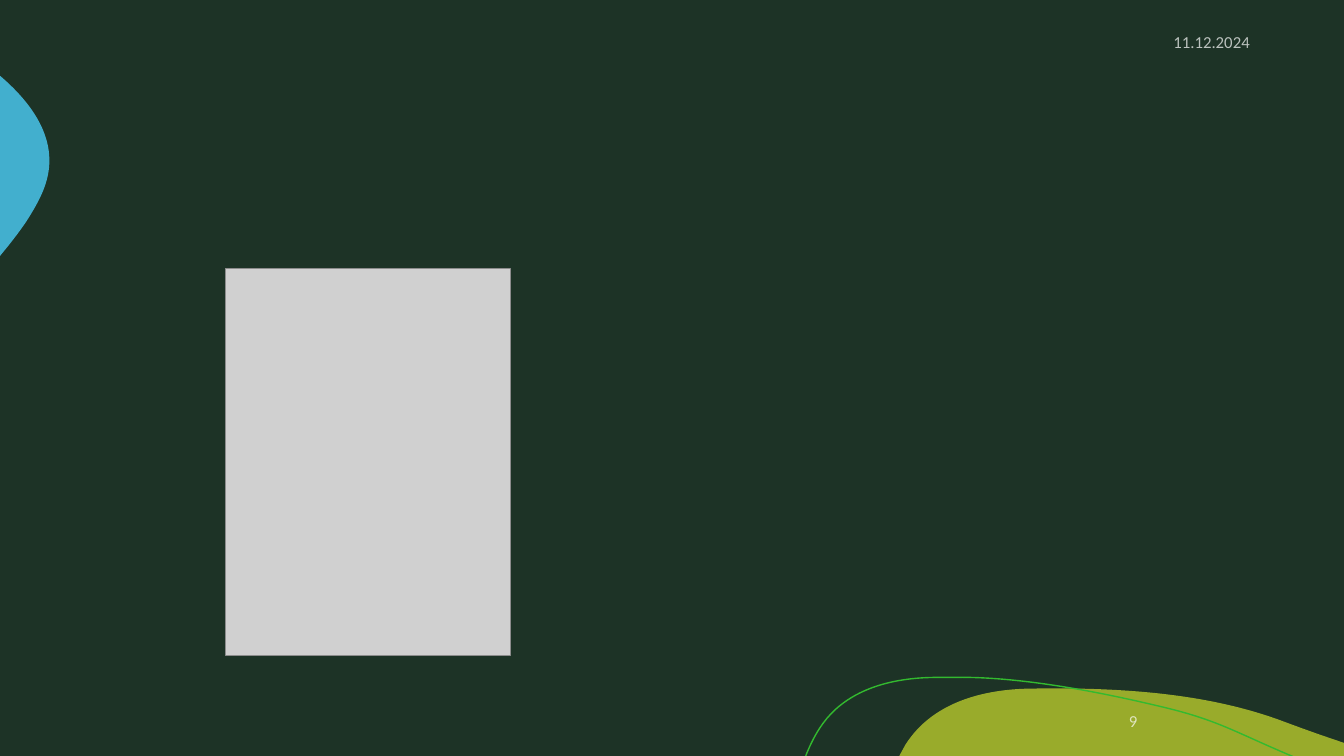
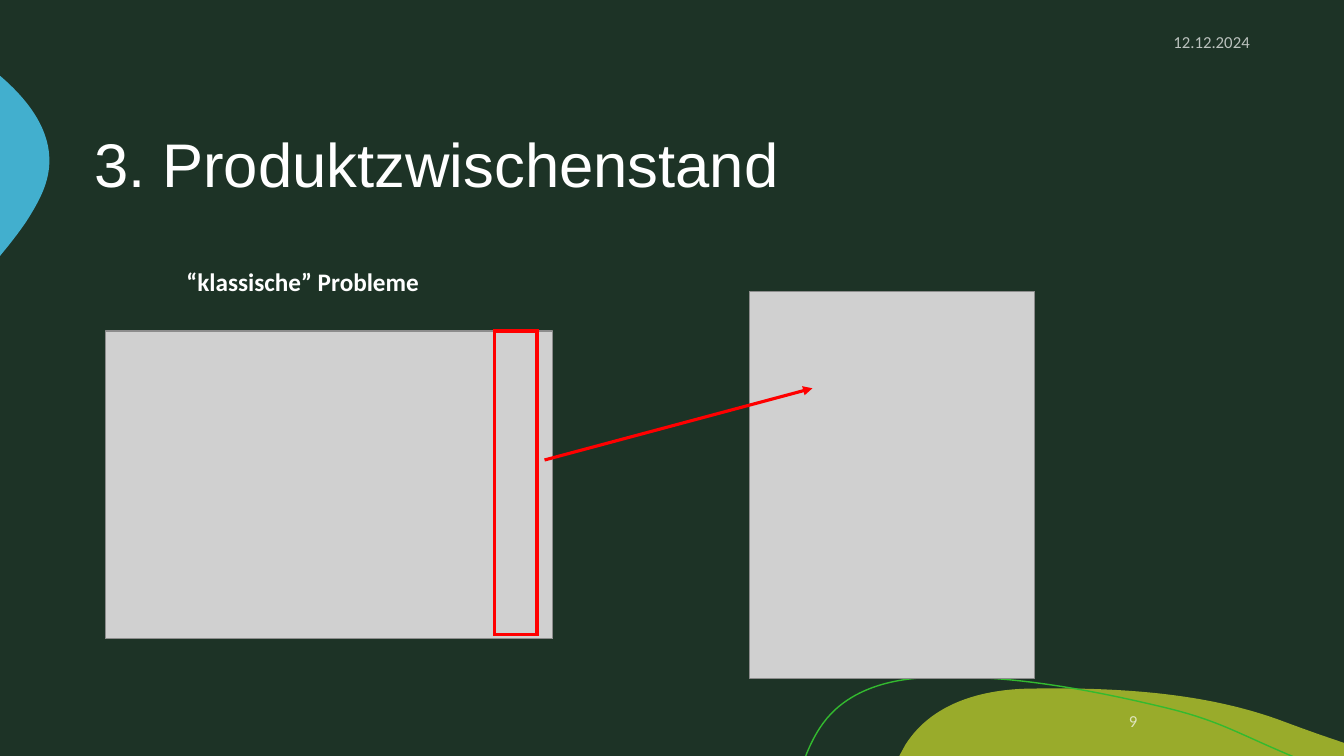
Before and after one commit to zIExpantion/ZumGelbenBach, a slide deck: slide 9 of Dokumente/Sprint-Backlog/Sprint-Backlog2.pptx. Drawn at 1344x756 pixels with LibreOffice and Linux fonts; fonts in the diff are those of the drawing; grey boxes stand for pictures; background and template pictures are left out. Boxes give left, top, right and bottom in pixels: in the first picture for what was removed or moved away, otherwise in the second. Text is boxed around its words. In the diff, an @@ line names an element or a change of style, - is before the commit and + after.

```diff
--- a/Dokumente/Sprint-Backlog/Sprint-Backlog2.pptx
+++ b/Dokumente/Sprint-Backlog/Sprint-Backlog2.pptx
@@ text at bbox=[1173, 37, 1249, 48]: text changed @@
-11.12.2024
+12.12.2024
@@ title added at bbox=[94, 142, 778, 188], 44 pt, text #FFFFFF @@
+3. Produktzwischenstand
@@ text added at bbox=[186, 272, 419, 291], 18 pt, text #FFFFFF, bold @@
+“klassische” Probleme
@@ picture: place and size @@
-picture at bbox=[225, 269, 510, 655]
+picture at bbox=[750, 291, 1035, 678]
@@ picture added at bbox=[106, 331, 554, 638] @@
@@ rectangle added at bbox=[495, 331, 537, 634], outline #FF0000 2.25 pt @@
@@ arrow added from (544, 460) to (813, 388), #FF0000 2.25 pt @@
```
Also in this commit, not shown: 15 other slides changed.
